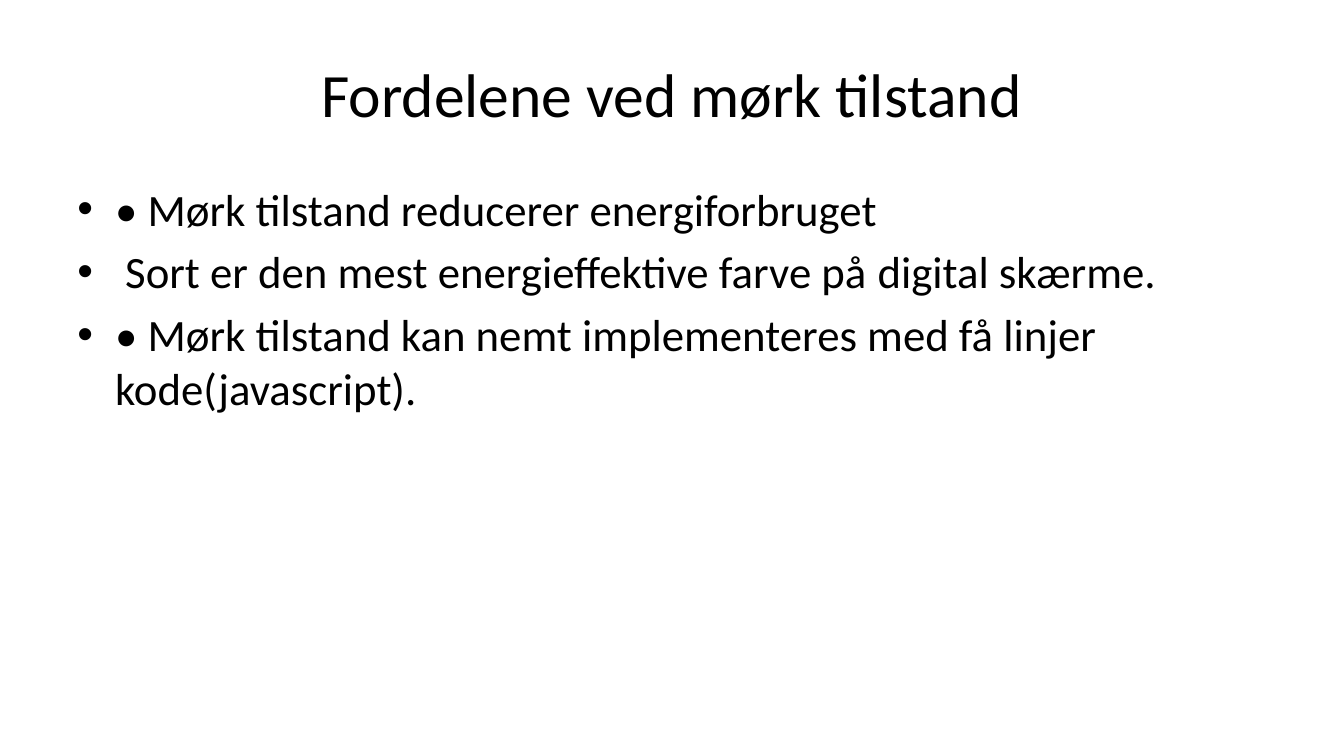
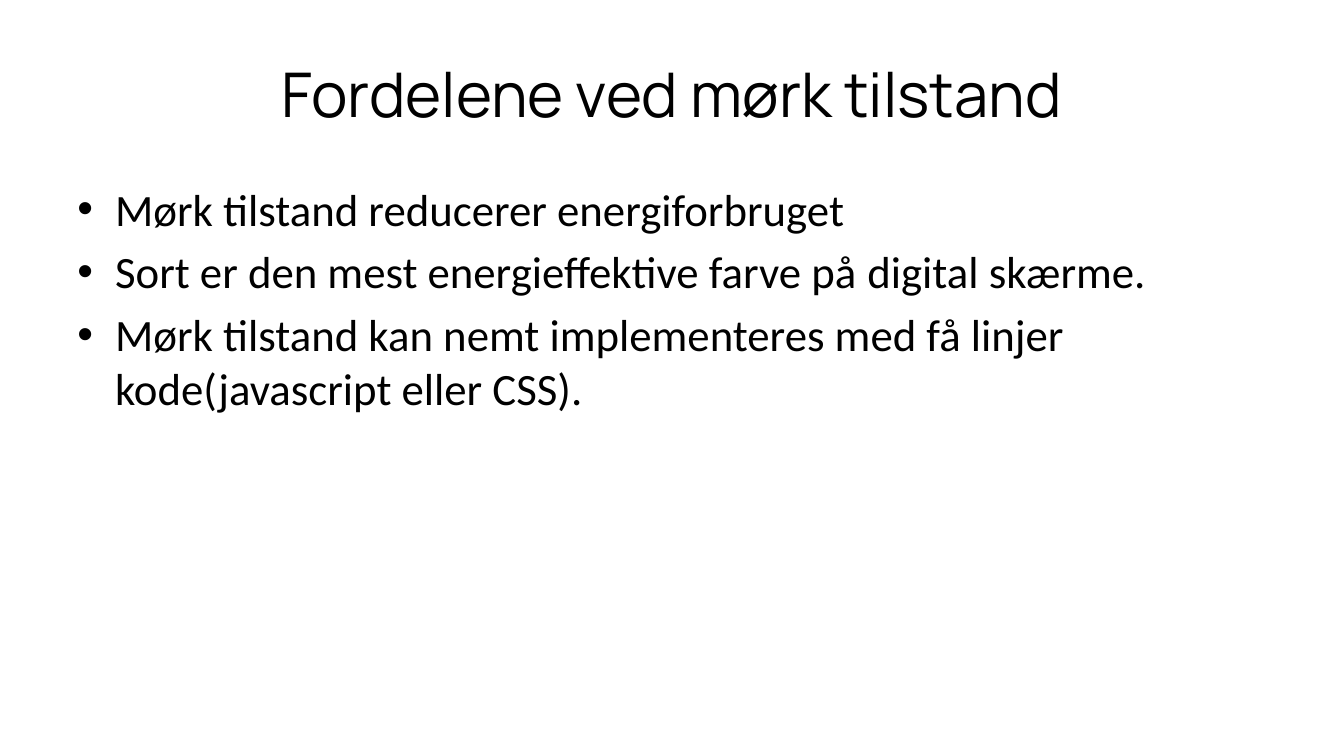
Before and after one commit to xbibogo/MMD24, a slide deck: slide 16 of semester2 PPT/Sustainable_Web_Presentation_Danish.pptx (slide 15 before the commit). Drawn at 1344x756 pixels with LibreOffice and Linux fonts; fonts in the diff are those of the drawing. Boxes give left, top, right and bottom in pixels: in the first picture for what was removed or moved away, otherwise in the second. Text is boxed around its words. In the diff, an @@ line names an element or a change of style, - is before the commit and + after.

```diff
--- a/semester2 PPT/Sustainable_Web_Presentation_Danish.pptx
+++ b/semester2 PPT/Sustainable_Web_Presentation_Danish.pptx
@@ title "Fordelene ved mørk tilstand" at bbox=[281, 71, 1061, 118]: font Calibri to Manrope @@
@@ text at bbox=[115, 195, 844, 234]: text changed @@
-• • Mørk tilstand reducerer energiforbruget
+• Mørk tilstand reducerer energiforbruget
@@ text at bbox=[115, 319, 1064, 413]: text changed @@
-• • Mørk tilstand kan nemt implementeres med få linjer kode(javascript).
+• Mørk tilstand kan nemt implementeres med få linjer kode(javascript eller CSS).
```
Also in this commit, not shown: 20 other slides changed, 6 slides added, 3 slides removed.
